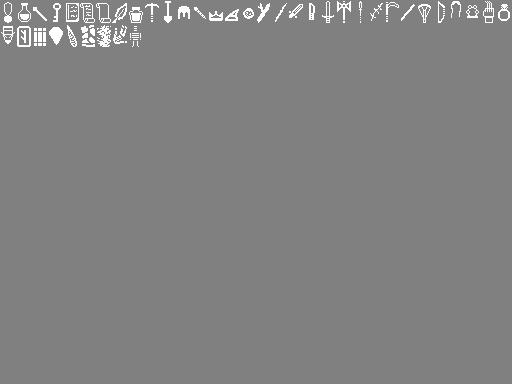
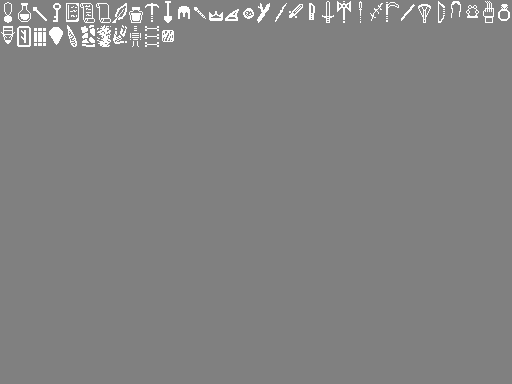
Comparing the layer stacks of the two 512x384 images. Changes:
painted on "Background" over [145, 26, 174, 47]
